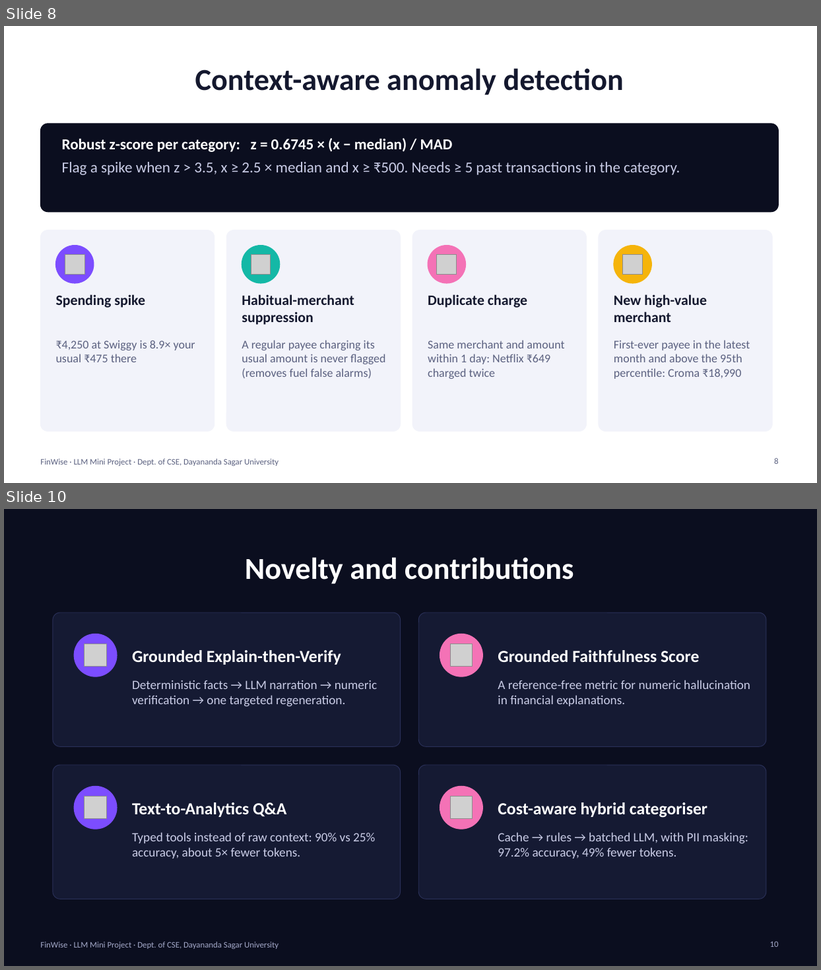
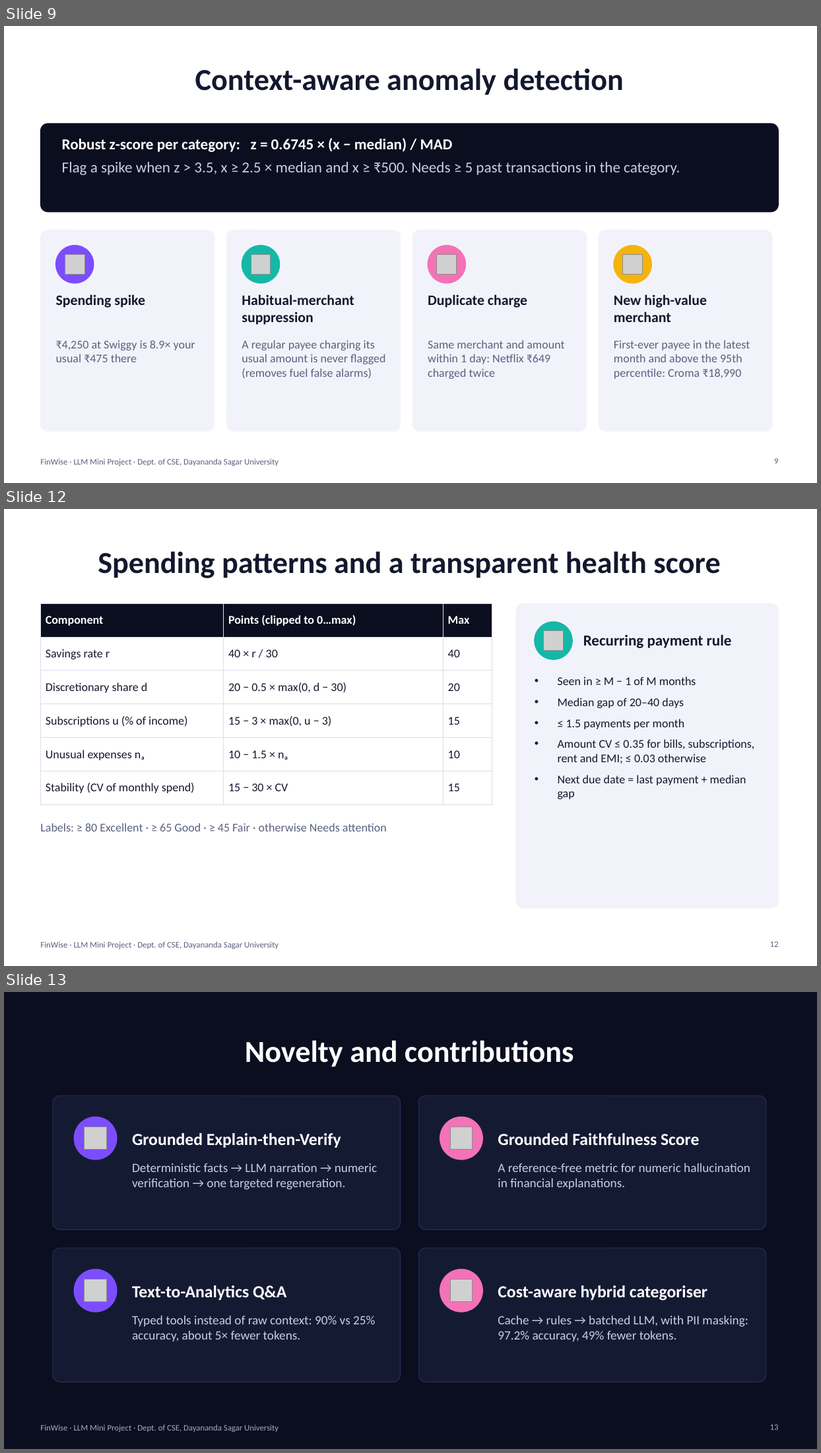
Before and after one commit to dkadchha2845/FinWise, a slide deck: finwise/ppt/FinWise_Presentation.pptx. Shown one above the other, each under a label of ours: slides 8 and 10 before the commit, slides 9, 12 and 13 after it; the slides between them are not shown. The pictures are 821x970 and 821x1453 pixels, drawn with LibreOffice and Linux fonts; fonts in the diff are those of the drawing; grey boxes stand for pictures. Boxes give left, top, right and bottom in pixels: in the first picture for what was removed or moved away, otherwise in the second. Text is boxed around its words. In the diff, an @@ line names an element or a change of style, - is before the commit and + after.

```diff
--- a/finwise/ppt/FinWise_Presentation.pptx
+++ b/finwise/ppt/FinWise_Presentation.pptx
@@ slide 12 added at [4,509,817,966], background #FFFFFF; not listed: 1 template element that a slide beside it also shows @@
@@ title added at [98,551,721,578], 36 pt, text #14182E, bold @@
+Spending patterns and a transparent health score
@@ table added at [40,603,492,796], 6 rows, 3 columns @@
+Component | Points (clipped to 0…max) | Max
+Savings rate r | 40 × r / 30 | 40
+Discretionary share d | 20 − 0.5 × max(0, d − 30) | 20
+Subscriptions u (% of income) | 15 − 3 × max(0, u − 3) | 15
+Unusual expenses nₐ | 10 − 1.5 × nₐ | 10
+Stability (CV of monthly spend) | 15 − 30 × CV | 15
@@ rounded rectangle added at [516,603,779,908], fill #F2F3FA, outline #F2F3FA 0.75 pt @@
@@ ellipse added at [535,622,572,659], fill #14B8A6, outline #14B8A6 1 pt @@
@@ picture added at [544,631,564,650] @@
@@ text added at [583,634,732,648], 18 pt, text #14182E, bold @@
+Recurring payment rule
@@ text added at [558,677,755,799], 14 pt, text #14182E @@
+• Seen in ≥ M − 1 of M months
+• Median gap of 20–40 days
+• ≤ 1.5 payments per month
+• Amount CV ≤ 0.35 for bills, subscriptions, rent and EMI; ≤ 0.03 otherwise
+• Next due date = last payment + median gap
@@ text added at [40,823,387,832], 14 pt, text #5B6180 @@
+Labels: ≥ 80 Excellent · ≥ 65 Good · ≥ 45 Fair · otherwise Needs attention
@@ page number added at [770,941,779,947], 10 pt, text #5B6180 @@
+12
@@ what was slide 8 is now slide 9 @@
@@ page number at [774,458,778,464]: text changed @@
-8
+9
@@ what was slide 10 is now slide 13 @@
@@ page number at [770,1424,779,1430]: text changed @@
-10
+13
```
Also in this commit, not shown: 6 slides changed, 5 other slides added, 2 other files.
